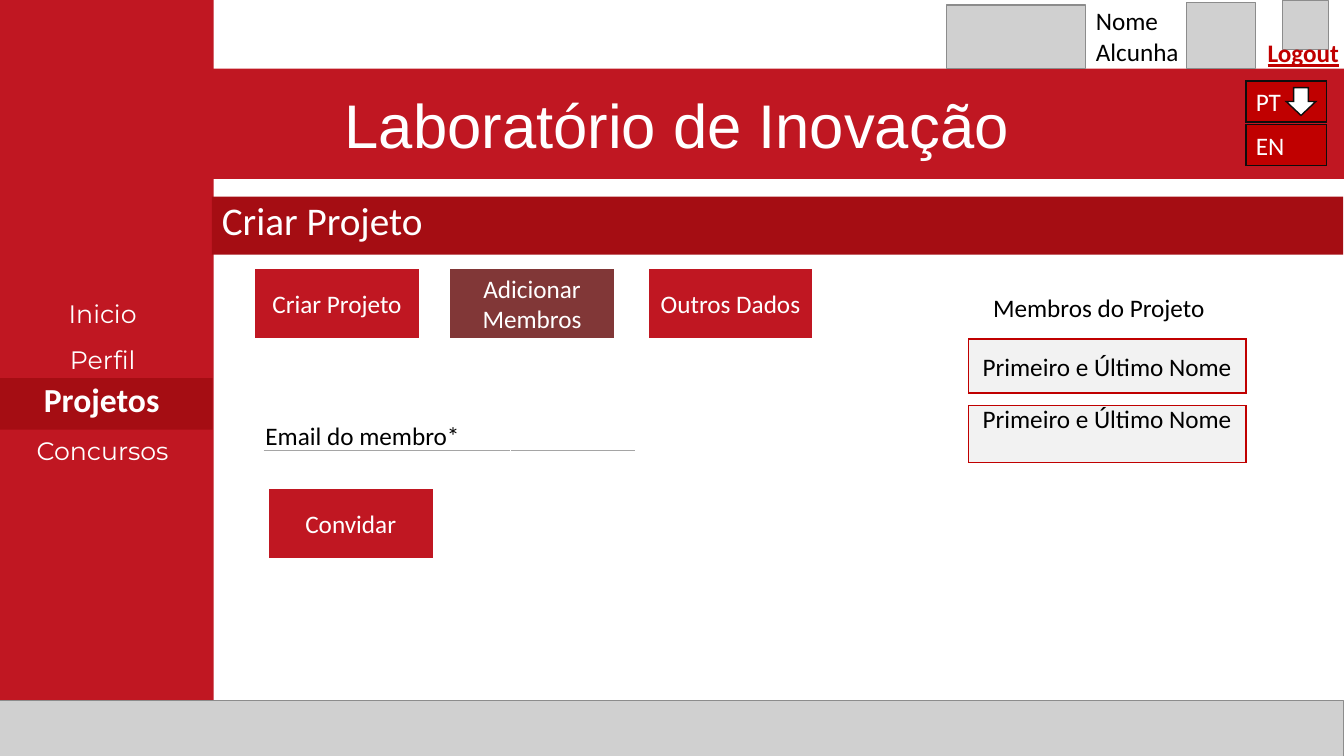
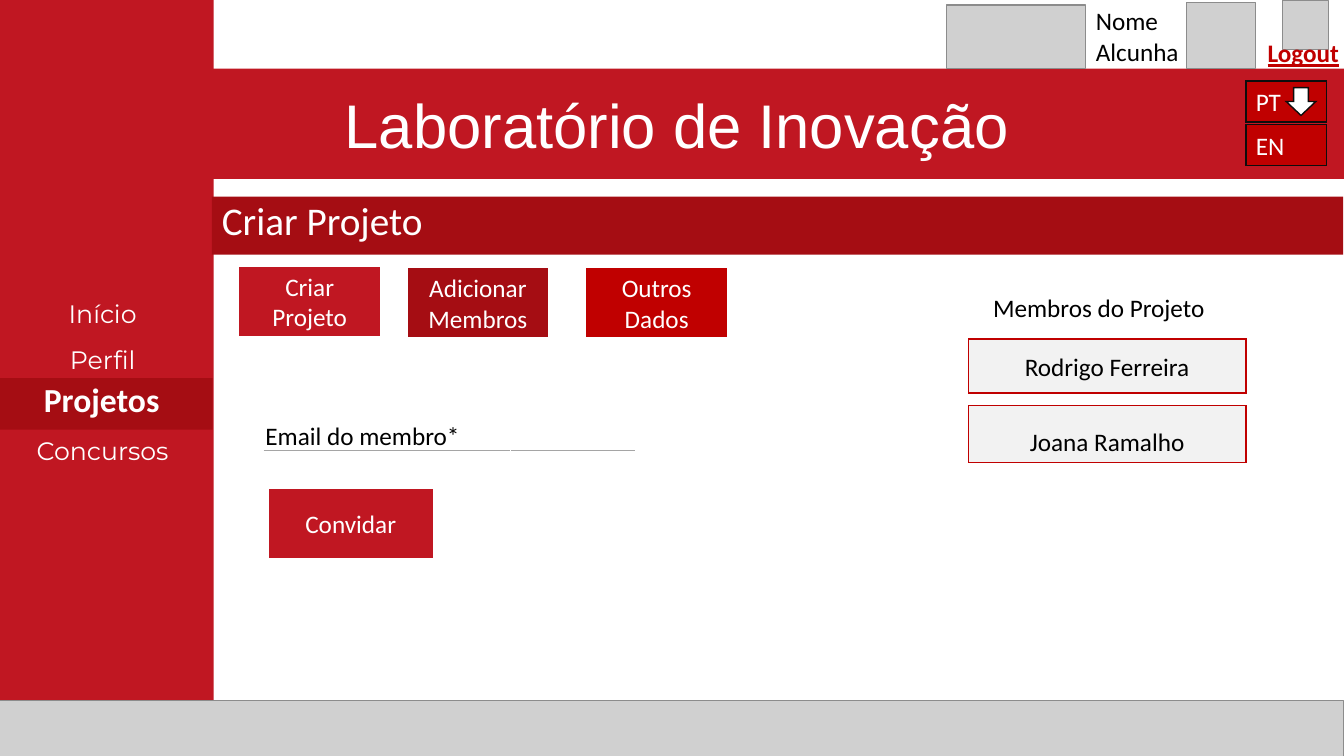
Before and after one commit to Reaf25pt/CriticalProject, a slide deck: slide 12 of frontend/Projetofinal.pptx. Drawn at 1344x756 pixels with LibreOffice and Linux fonts; fonts in the diff are those of the drawing; grey boxes stand for pictures. Boxes give left, top, right and bottom in pixels: in the first picture for what was removed or moved away, otherwise in the second. Text is boxed around its words. In the diff, an @@ line names an element or a change of style, - is before the commit and + after.

```diff
--- a/frontend/Projetofinal.pptx
+++ b/frontend/Projetofinal.pptx
@@ rectangle "Criar Projeto" resized from (x1=254, y1=268, x2=419, y2=339) to (x1=239, y1=266, x2=381, y2=337) @@
@@ rectangle "Adicionar Membros" resized from (x1=450, y1=268, x2=615, y2=339) to (x1=407, y1=268, x2=549, y2=339) @@
@@ rectangle "Adicionar Membros" at (x1=407, y1=268, x2=549, y2=339): fill #813737 to #A50D13 @@
@@ rectangle "Outros Dados" resized from (x1=648, y1=268, x2=814, y2=339) to (x1=586, y1=268, x2=728, y2=339) @@
@@ rectangle "Outros Dados" at (x1=586, y1=268, x2=728, y2=339): fill #C01722 to #C00000 @@
@@ text in rectangle at (x1=69, y1=304, x2=137, y2=323): text changed @@
-Inicio
+Início
@@ text in rectangle at (x1=1025, y1=358, x2=1190, y2=381): text changed @@
-Primeiro e Último Nome
+Rodrigo Ferreira
@@ text in rectangle at (x1=1030, y1=433, x2=1184, y2=451): text changed @@
-Primeiro e Último Nome
+Joana Ramalho
```
Also in this commit, not shown: 20 other slides changed.
